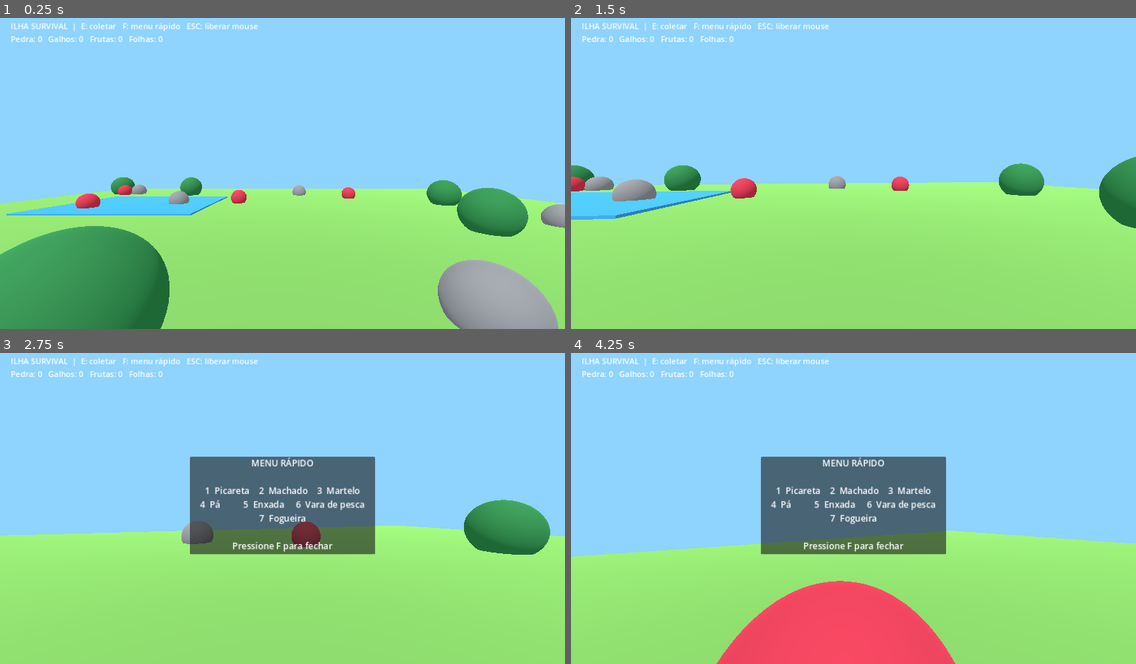
Above: before the commit, frames 1-4 (two rows, left to right).
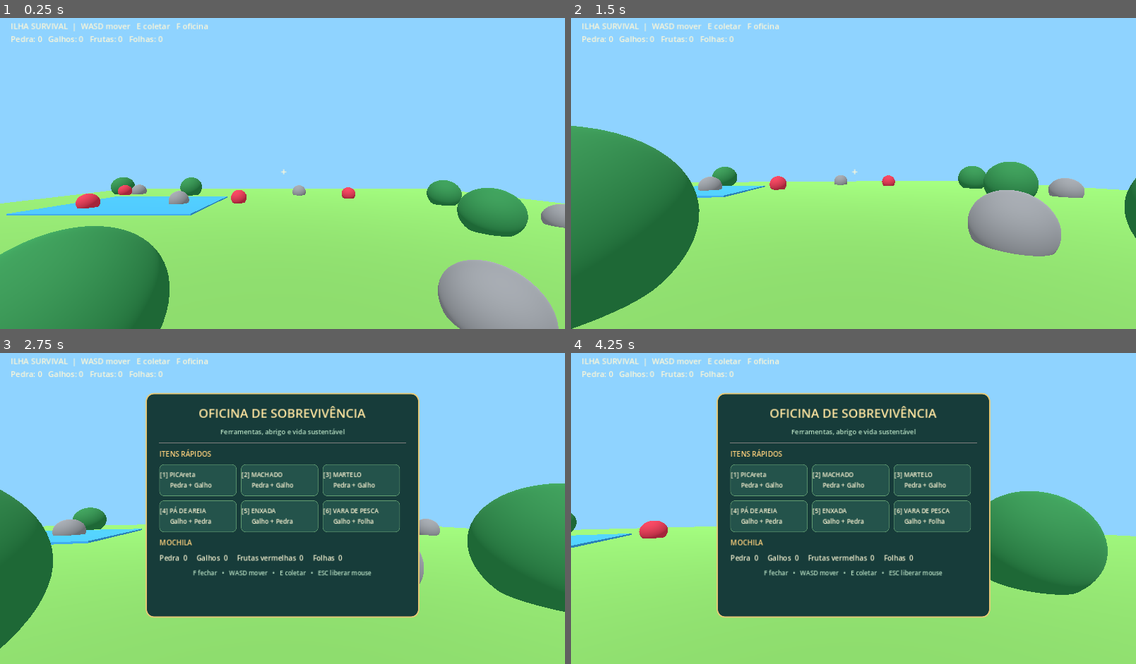
Above: after the commit, the same moments.

Repository: adolfonline/ilha-survival-godot
Game: Godot game, scene res://main.tscn
Two runs of this game, one before a commit and one after it. Both use one fixed random seed, a clock stepped at 60 frames per second and the inputs below.
Inputs (mouse positions are in pixels of both pictures, inside the frame that each line leads up to):
- Up to frame 1 (0.25 s): no input
- Up to frame 2 (1.5 s): tap Enter at 0.5 s; move the mouse to (881, 170) at 0.52 s; hold Up (ui_up) from 0.53 s (still down); tap F at 0.6, 1.35 s; move the mouse to (825, 170) at 1.27 s
- Up to frame 3 (2.75 s): keep holding Up (ui_up); move the mouse to (293, 499) at 2.02 s; tap E at 2.1 s; tap F at 2.3 s
- Up to frame 4 (4.25 s): keep holding Up (ui_up); move the mouse to (847, 511) at 2.77 s; tap F at 2.85, 3.6 s; move the mouse to (893, 508) at 3.52 s

The runs differ from the first frame. In frame 1, 0.5% of the frame differs, in the area x 2-51%, y 1-51%; in frame 2, 17%; in frame 3, 44%; in frame 4, 49%, in the area x 0-100%, y 1-100%.

Commit message:
feat: add WASD movement and styled crafting menu

Diff:
--- a/scripts/main.gd
+++ b/scripts/main.gd
@@ -6,6 +6,7 @@
 var camera: Camera3D
 var hud: Label
 var quick_menu: PanelContainer
+var menu_resources: Label
 var resources := {"Pedra": 0, "Galho": 0, "Fruta vermelha": 0, "Folha": 0}
 
 func _ready() -> void:
@@ -113,28 +114,119 @@
 func _build_ui() -> void:
     var canvas := CanvasLayer.new()
     add_child(canvas)
+
     hud = Label.new()
     hud.position = Vector2(24, 20)
     hud.add_theme_font_size_override("font_size", 18)
+    hud.add_theme_color_override("font_color", Color("#fff7d6"))
     canvas.add_child(hud)
+
+    var crosshair := Label.new()
+    crosshair.text = "+"
+    crosshair.position = Vector2(636, 345)
+    crosshair.add_theme_font_size_override("font_size", 24)
+    crosshair.add_theme_color_override("font_color", Color("#fff7d6"))
+    canvas.add_child(crosshair)
+
     quick_menu = PanelContainer.new()
-    quick_menu.position = Vector2(430, 250)
-    quick_menu.size = Vector2(420, 220)
+    quick_menu.position = Vector2(330, 105)
+    quick_menu.size = Vector2(620, 510)
     quick_menu.visible = false
+    quick_menu.add_theme_stylebox_override("panel", _panel_style(Color("#173c3a"), Color("#e7c875"), 18, 3))
+    canvas.add_child(quick_menu)
+
+    var margin := MarginContainer.new()
+    margin.add_theme_constant_override("margin_left", 28)
+    margin.add_theme_constant_override("margin_right", 28)
+    margin.add_theme_constant_override("margin_top", 22)
+    margin.add_theme_constant_override("margin_bottom", 22)
+    quick_menu.add_child(margin)
+
+    var content := VBoxContainer.new()
+    content.add_theme_constant_override("separation", 12)
+    margin.add_child(content)
+
+    var title := Label.new()
+    title.text = "OFICINA DE SOBREVIVÊNCIA"
+    title.horizontal_alignment = HORIZONTAL_ALIGNMENT_CENTER
+    title.add_theme_font_size_override("font_size", 28)
+    title.add_theme_color_override("font_color", Color("#ffe6a1"))
+    content.add_child(title)
+
+    var subtitle := Label.new()
+    subtitle.text = "Ferramentas, abrigo e vida sustentável"
+    subtitle.horizontal_alignment = HORIZONTAL_ALIGNMENT_CENTER
+    subtitle.add_theme_font_size_override("font_size", 15)
+    subtitle.add_theme_color_override("font_color", Color("#b8e1c4"))
+    content.add_child(subtitle)
+
+    var separator := HSeparator.new()
+    content.add_child(separator)
+
+    var section := Label.new()
+    section.text = "ITENS RÁPIDOS"
+    section.add_theme_font_size_override("font_size", 16)
+    section.add_theme_color_override("font_color", Color("#ffd27d"))
+    content.add_child(section)
+
+    var cards := GridContainer.new()
+    cards.columns = 3
+    cards.add_theme_constant_override("h_separation", 10)
+    cards.add_theme_constant_override("v_separation", 10)
+    content.add_child(cards)
+    _add_menu_card(cards, "1", "PICAreta", "Pedra + Galho")
+    _add_menu_card(cards, "2", "MACHADO", "Pedra + Galho")
+    _add_menu_card(cards, "3", "MARTELO", "Pedra + Galho")
+    _add_menu_card(cards, "4", "PÁ DE AREIA", "Galho + Pedra")
+    _add_menu_card(cards, "5", "ENXADA", "Galho + Pedra")
+    _add_menu_card(cards, "6", "VARA DE PESCA", "Galho + Folha")
+
+    var inventory_title := Label.new()
+    inventory_title.text = "MOCHILA"
+    inventory_title.add_theme_font_size_override("font_size", 16)
+    inventory_title.add_theme_color_override("font_color", Color("#ffd27d"))
+    content.add_child(inventory_title)
+
+    menu_resources = Label.new()
+    menu_resources.add_theme_font_size_override("font_size", 16)
+    menu_resources.add_theme_color_override("font_color", Color("#f4f1d0"))
+    content.add_child(menu_resources)
+
+    var footer := Label.new()
+    footer.text = "F fechar   •   WASD mover   •   E coletar   •   ESC liberar mouse"
+    footer.horizontal_alignment = HORIZONTAL_ALIGNMENT_CENTER
+    footer.add_theme_font_size_override("font_size", 14)
+    footer.add_theme_color_override("font_color", Color("#b8e1c4"))
+    content.add_child(footer)
+    _update_hud()
+
+func _add_menu_card(parent: GridContainer, hotkey: String, item_name: String, recipe: String) -> void:
+    var card := PanelContainer.new()
+    card.custom_minimum_size = Vector2(175, 72)
+    card.add_theme_stylebox_override("panel", _panel_style(Color("#24534b"), Color("#6ba878"), 10, 1))
+    parent.add_child(card)
     var label := Label.new()
-    label.text = "MENU RÁPIDO\n\n1  Picareta    2  Machado    3  Martelo\n4  Pá          5  Enxada     6  Vara de pesca\n7  Fogueira\n\nPressione F para fechar"
-    label.horizontal_alignment = HORIZONTAL_ALIGNMENT_CENTER
-    label.vertical_alignment = VERTICAL_ALIGNMENT_CENTER
-    label.add_theme_font_size_override("font_size", 20)
-    quick_menu.add_child(label)
-    canvas.add_child(quick_menu)
-    _update_hud()
+    label.text = "[%s] %s\n      %s" % [hotkey, item_name, recipe]
+    label.add_theme_font_size_override("font_size", 14)
+    label.add_theme_color_override("font_color", Color("#fff7d6"))
+    card.add_child(label)
+
+func _panel_style(background: Color, border: Color, radius: int, border_width: int) -> StyleBoxFlat:
+    var style := StyleBoxFlat.new()
+    style.bg_color = background
+    style.border_color = border
+    style.set_border_width_all(border_width)
+    style.set_corner_radius_all(radius)
+    return style
 
 func _unhandled_input(event: InputEvent) -> void:
     if event is InputEventMouseButton and event.pressed:
+        if quick_menu.visible:
+            return
         Input.mouse_mode = Input.MOUSE_MODE_CAPTURED
     if event is InputEventKey and event.pressed and event.keycode == KEY_F:
         quick_menu.visible = not quick_menu.visible
+        Input.mouse_mode = Input.MOUSE_MODE_VISIBLE if quick_menu.visible else Input.MOUSE_MODE_CAPTURED
     if event is InputEventKey and event.pressed and event.keycode == KEY_E:
         _collect_nearest()
     if event is InputEventMouseMotion and Input.mouse_mode == Input.MOUSE_MODE_CAPTURED:
@@ -146,7 +238,16 @@
 func _physics_process(delta: float) -> void:
     if not player:
         return
-    var input_vector := Input.get_vector("ui_left", "ui_right", "ui_up", "ui_down")
+    var input_vector := Vector2.ZERO
+    if Input.is_key_pressed(KEY_A):
+        input_vector.x -= 1.0
+    if Input.is_key_pressed(KEY_D):
+        input_vector.x += 1.0
+    if Input.is_key_pressed(KEY_W):
+        input_vector.y -= 1.0
+    if Input.is_key_pressed(KEY_S):
+        input_vector.y += 1.0
+    input_vector = input_vector.normalized()
     var direction := (player.transform.basis * Vector3(input_vector.x, 0, input_vector.y)).normalized()
     player.velocity.x = direction.x * PLAYER_SPEED
     player.velocity.z = direction.z * PLAYER_SPEED
@@ -173,4 +274,6 @@
 
 func _update_hud() -> void:
     if hud:
-        hud.text = "ILHA SURVIVAL  |  E: coletar   F: menu rápido   ESC: liberar mouse\nPedra: %d   Galhos: %d   Frutas: %d   Folhas: %d" % [resources["Pedra"], resources["Galho"], resources["Fruta vermelha"], resources["Folha"]]
+        hud.text = "ILHA SURVIVAL  |  WASD mover   E coletar   F oficina\nPedra: %d   Galhos: %d   Frutas: %d   Folhas: %d" % [resources["Pedra"], resources["Galho"], resources["Fruta vermelha"], resources["Folha"]]
+    if menu_resources:
+        menu_resources.text = "Pedra  %d     Galhos  %d     Frutas vermelhas  %d     Folhas  %d" % [resources["Pedra"], resources["Galho"], resources["Fruta vermelha"], resources["Folha"]]
